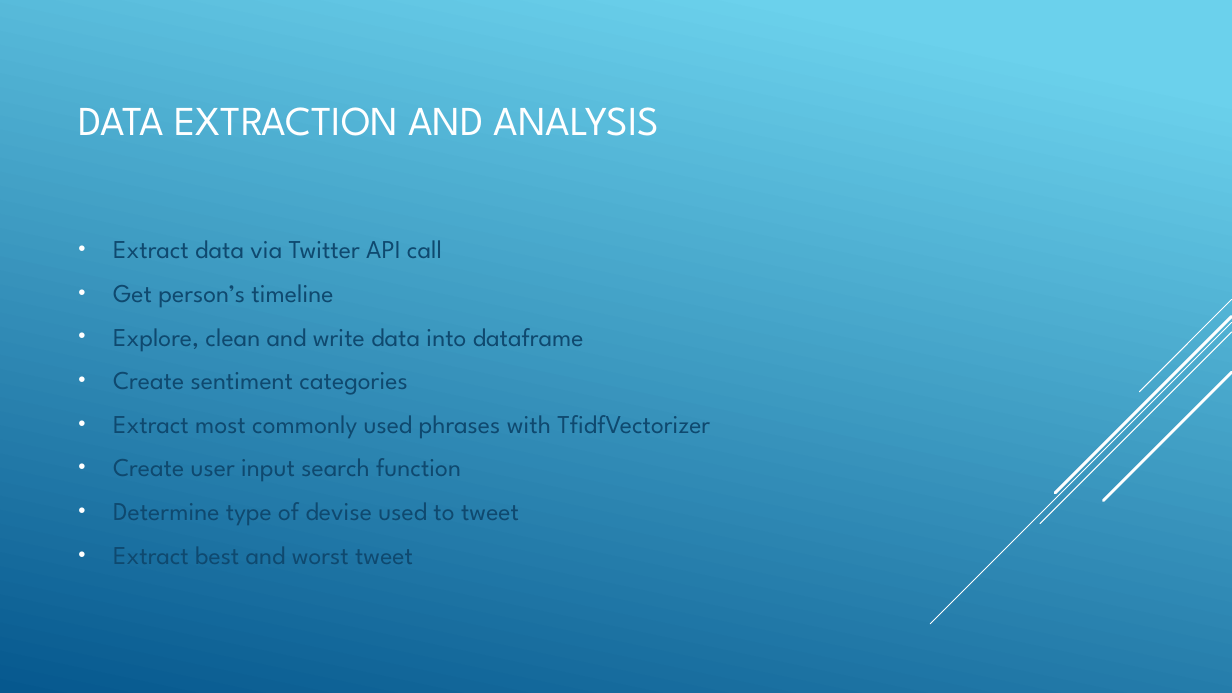
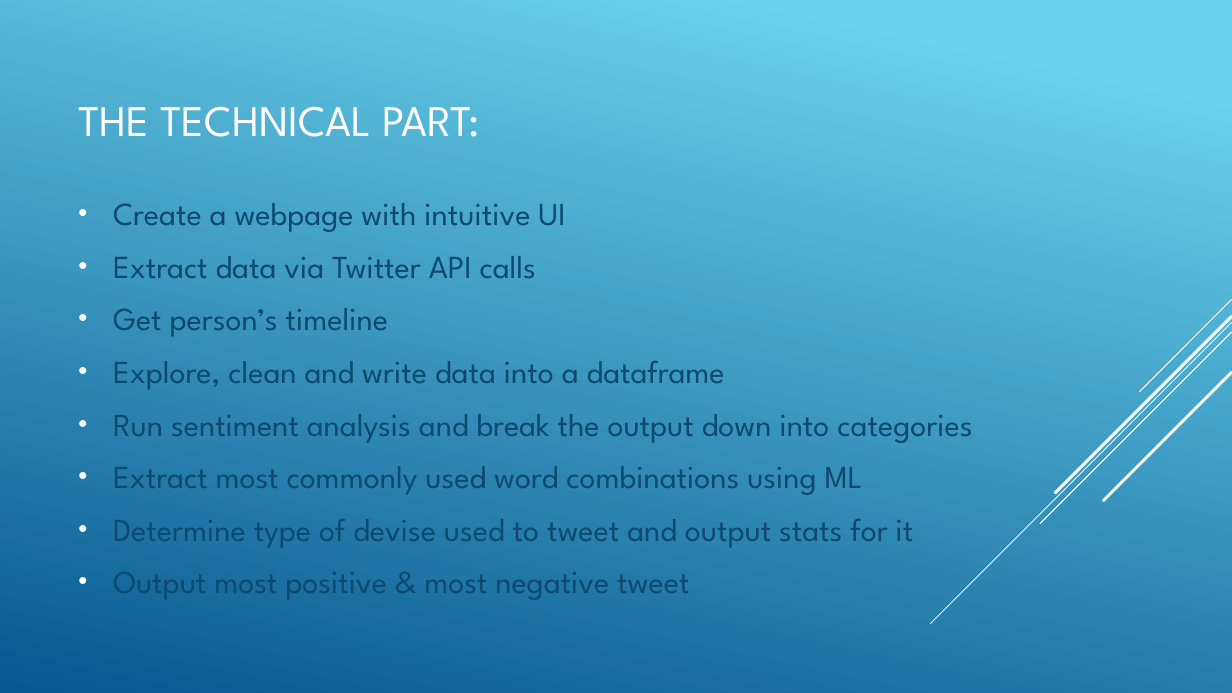
Before and after one commit to rayfen12/fakenews, a slide deck: slide 3 of Presentation.pptx. Drawn at 1232x693 pixels with LibreOffice and Linux fonts; fonts in the diff are those of the drawing. Boxes give left, top, right and bottom in pixels: in the first picture for what was removed or moved away, otherwise in the second. Text is boxed around its words. In the diff, an @@ line names an element or a change of style, - is before the commit and + after.

Commit message:
changed the presentation a little bit

```diff
--- a/Presentation.pptx
+++ b/Presentation.pptx
@@ title at (78,106,479,137): text changed; size 32 to 34 pt @@
-DATA EXTRACTION AND ANALYSIS
+THE TECHNICAL PART:
@@ text at (113,203,565,278): text changed; size 20 to 25 pt @@
-• Extract data via Twitter API call
+• Create a webpage with intuitive UI
+• Extract data via Twitter API calls
@@ text at (113,308,388,337): size 20 to 25 pt in "Get person’s timeline"; more space between paragraphs @@
@@ text at (113,361,972,600): text changed; size 20 to 25 pt @@
-• Explore, clean and write data into dataframe
-• Create sentiment categories
-• Extract most commonly used phrases with TfidfVectorizer
-• Create user input search function
-• Determine type of devise used to tweet
-• Extract best and worst tweet
+• Explore, clean and write data into a dataframe
+• Run sentiment analysis and break the output down into categories
+• Extract most commonly used word combinations using ML
+• Determine type of devise used to tweet and output stats for it
+• Output most positive & most negative tweet
```
Also in this commit, not shown: 3 other slides changed.
